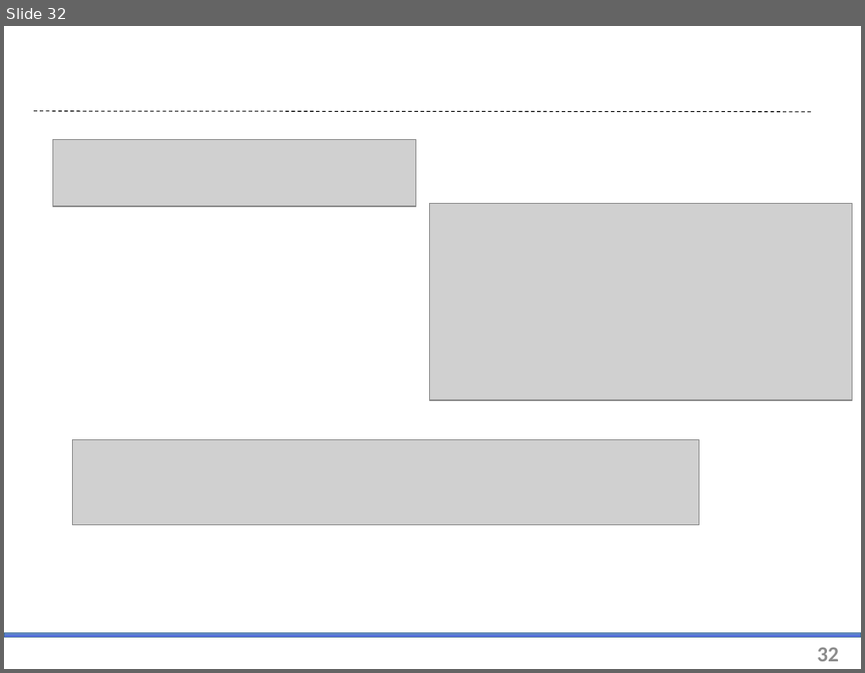
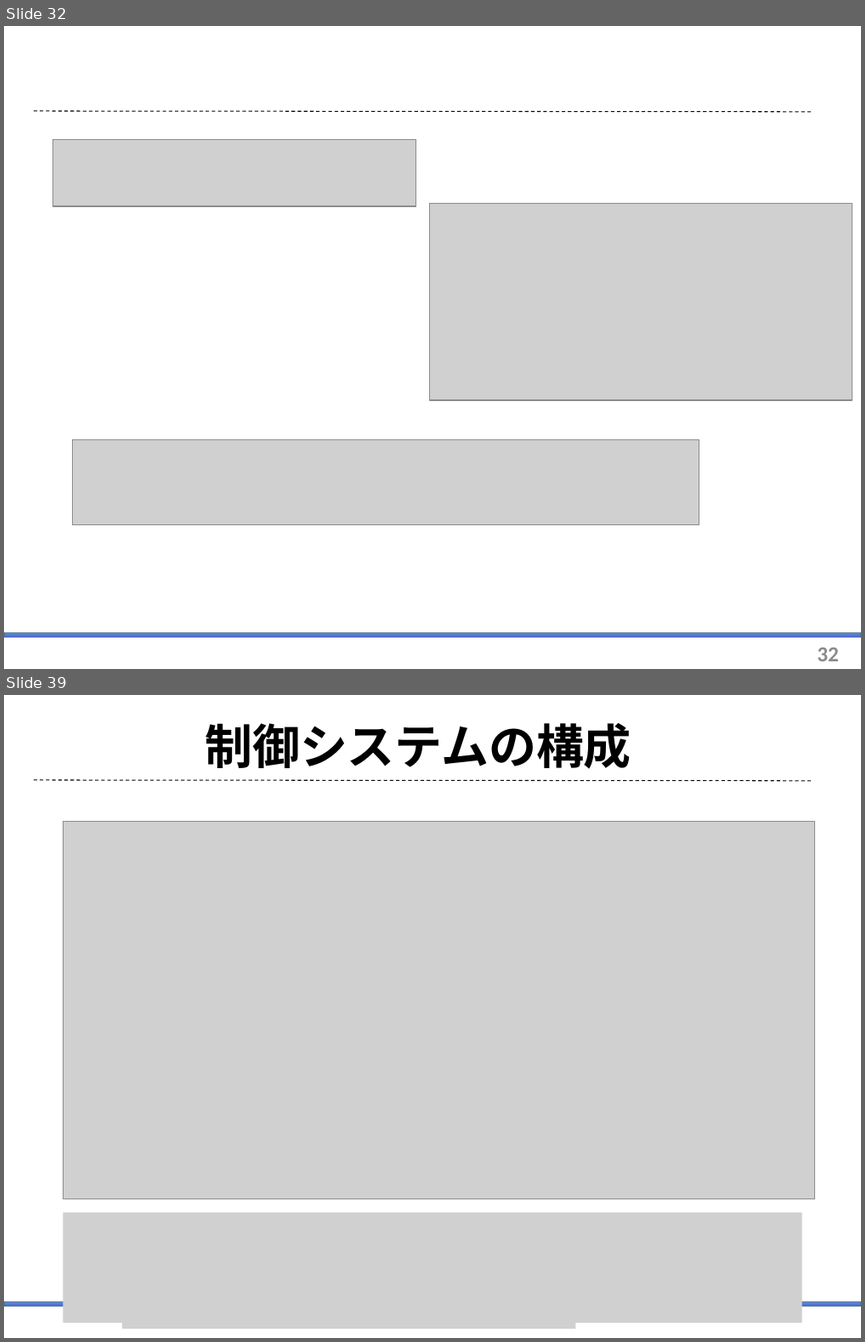
Before and after one commit to arabian9ts/Pendulum, a slide deck: presentation/pendulum_theory.pptx. Shown one above the other, each under a label of ours: slide 32 before the commit, slides 32 and 39 after it; the slides between them are not shown. The pictures are 865x673 and 865x1342 pixels, drawn with LibreOffice and Linux fonts; fonts in the diff are those of the drawing; grey boxes stand for pictures. Boxes give left, top, right and bottom in pixels: in the first picture for what was removed or moved away, otherwise in the second. Text is boxed around its words. In the diff, an @@ line names an element or a change of style, - is before the commit and + after.

```diff
--- a/presentation/pendulum_theory.pptx
+++ b/presentation/pendulum_theory.pptx
@@ slide 39 added at [4, 695, 861, 1338], background #FFFFFF; not listed: 2 template elements that a slide beside it also shows @@
@@ title added at [205, 723, 631, 769], 40 pt, text #000000, bold @@
+制御システムの構成
@@ picture added at [64, 821, 816, 1199] @@
@@ picture added at [64, 1212, 801, 1322] @@
@@ picture added at [122, 1253, 575, 1329] @@
```
Also in this commit, not shown: 12 other slides added.
